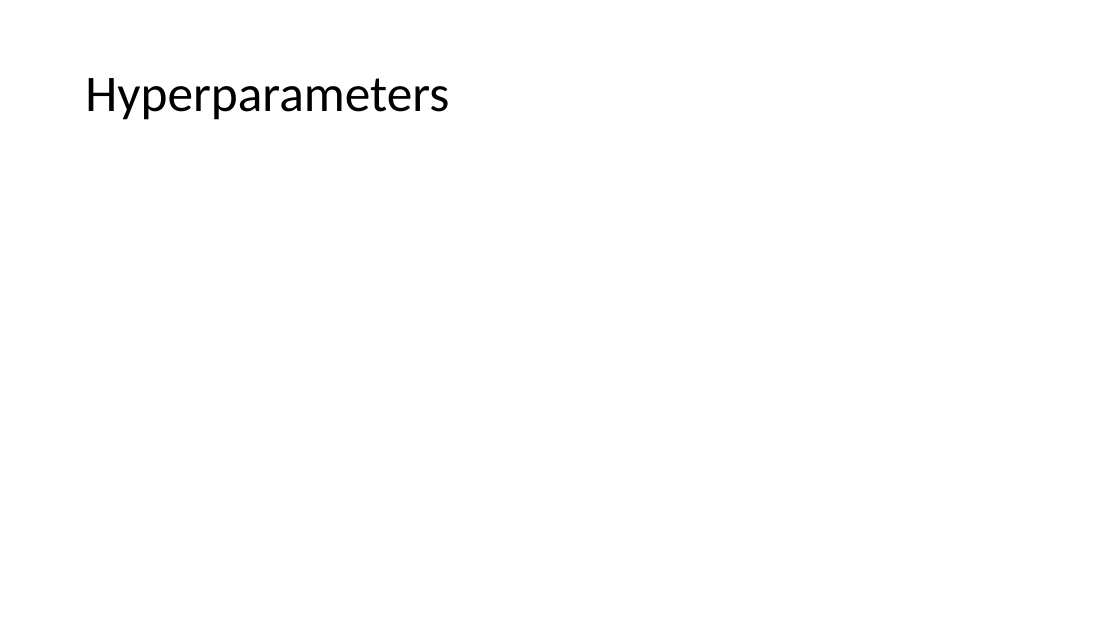
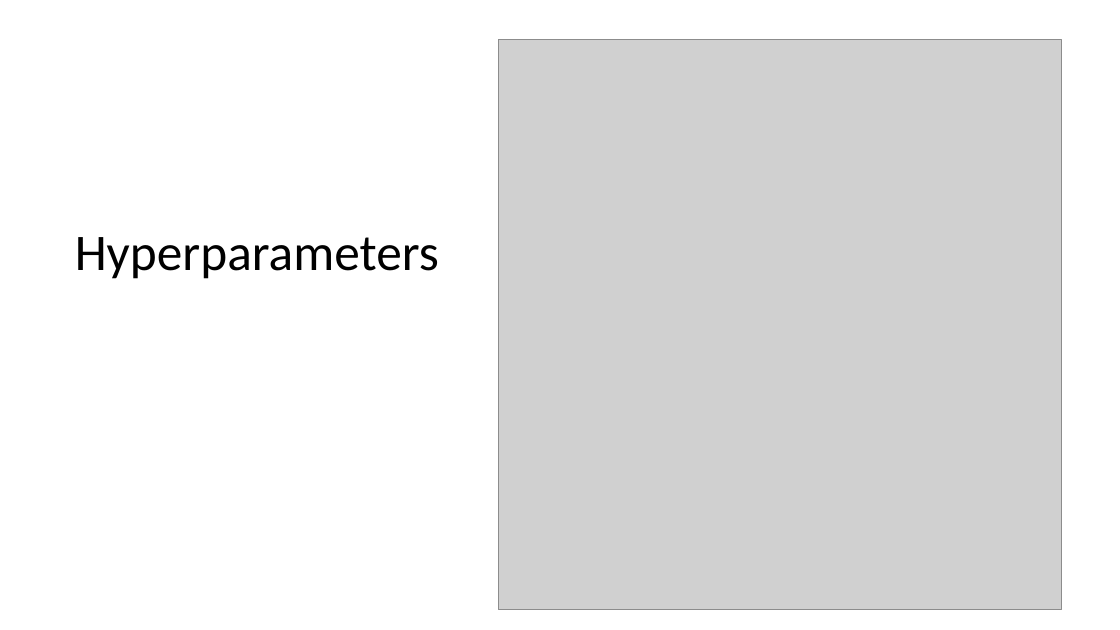
Before and after one commit to binit92/INSE-6421, a slide deck: slide 30 of Presentation.pptx (slide 24 before the commit). Drawn at 1120x630 pixels with LibreOffice and Linux fonts; fonts in the diff are those of the drawing; grey boxes stand for pictures. Boxes give left, top, right and bottom in pixels: in the first picture for what was removed or moved away, otherwise in the second. Text is boxed around its words. In the diff, an @@ line names an element or a change of style, - is before the commit and + after.

```diff
--- a/Presentation.pptx
+++ b/Presentation.pptx
@@ picture added at [498, 39, 1061, 609] @@
@@ title "Hyperparameters": place and size @@
-title "Hyperparameters" at [85, 78, 449, 120]
+title "Hyperparameters" at [75, 237, 439, 279]
```
Also in this commit, not shown: 7 other slides changed, 9 slides added, 1 slide removed.
